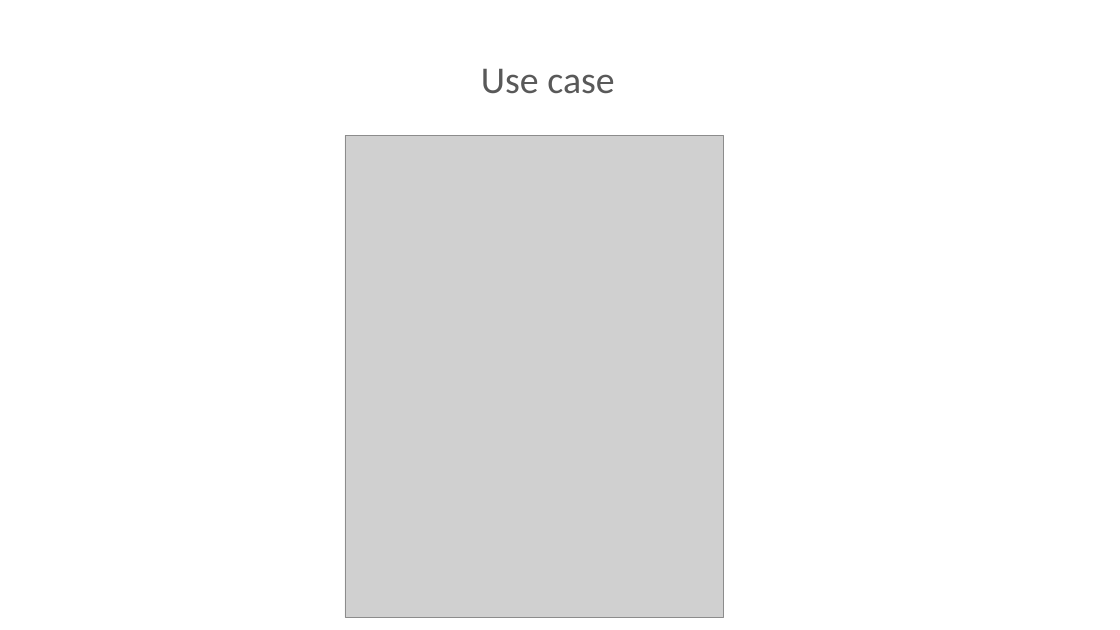
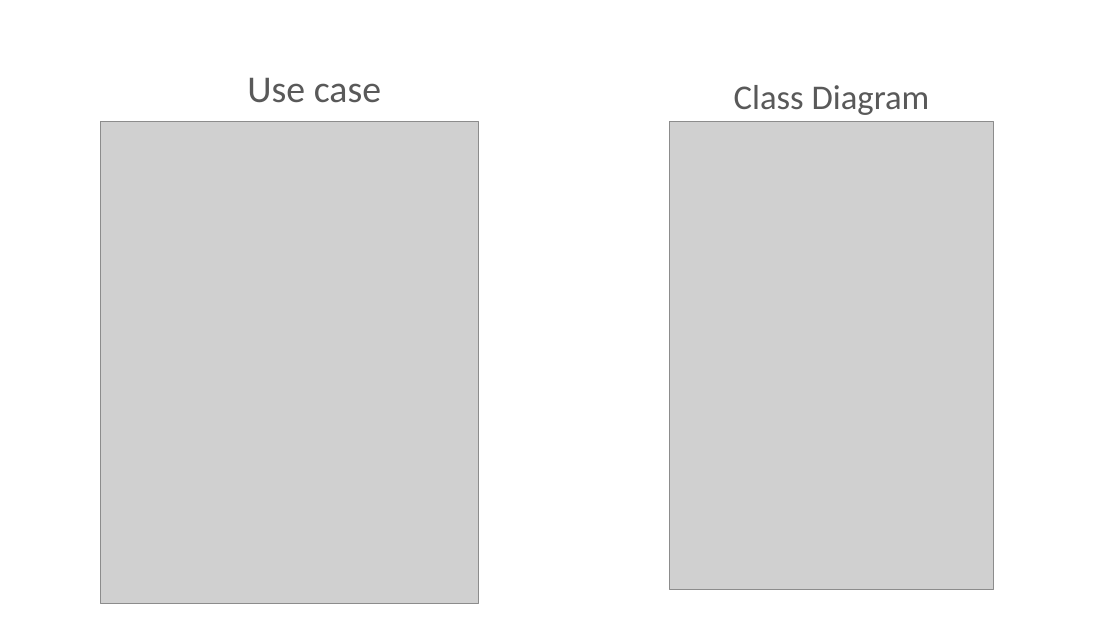
Before and after one commit to shahanxali/Mendeleev-s-Marvel, a slide deck: slide 10 of PPT_.pptx (slide 12 before the commit). Drawn at 1120x630 pixels with LibreOffice and Linux fonts; fonts in the diff are those of the drawing; grey boxes stand for pictures; background and template pictures are left out. Boxes give left, top, right and bottom in pixels: in the first picture for what was removed or moved away, otherwise in the second. Text is boxed around its words. In the diff, an @@ line names an element or a change of style, - is before the commit and + after.

```diff
--- a/PPT_.pptx
+++ b/PPT_.pptx
@@ title "Use case": place and size @@
-title "Use case" at [481,68,614,94]
+title "Use case" at [247,77,381,103]
@@ text added at [734,85,930,115], 29.7 pt, text #595959 @@
+Class Diagram
@@ picture: place and size @@
-picture at [345,136,723,618]
+picture at [101,122,479,603]
@@ picture added at [670,122,994,591] @@
```
Also in this commit, not shown: 8 other slides changed, 4 slides added, 8 slides removed, 7 other files.
